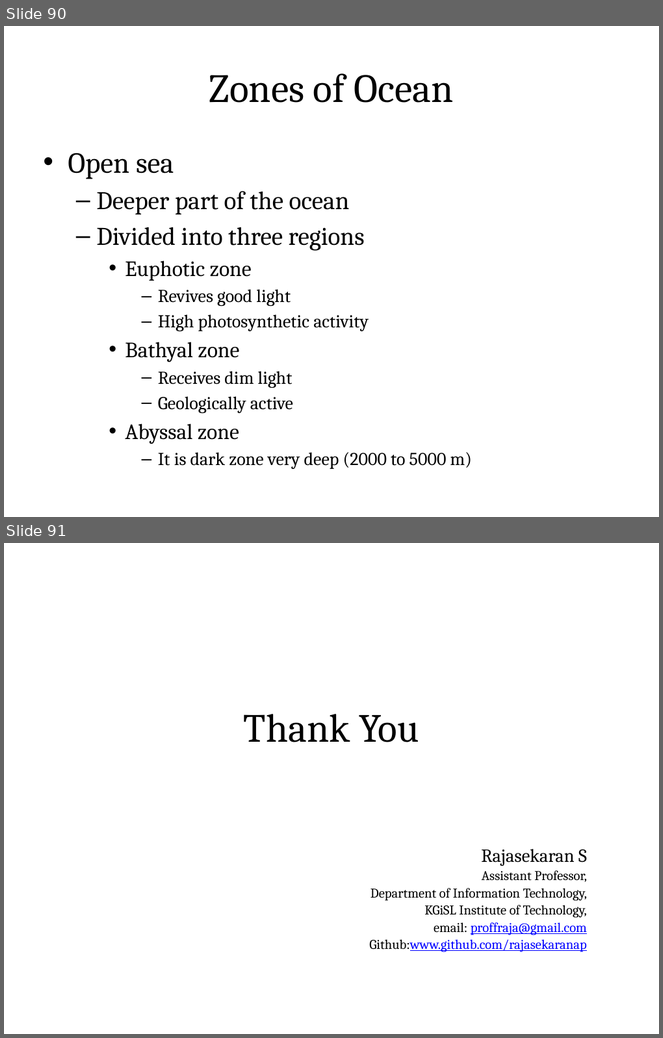
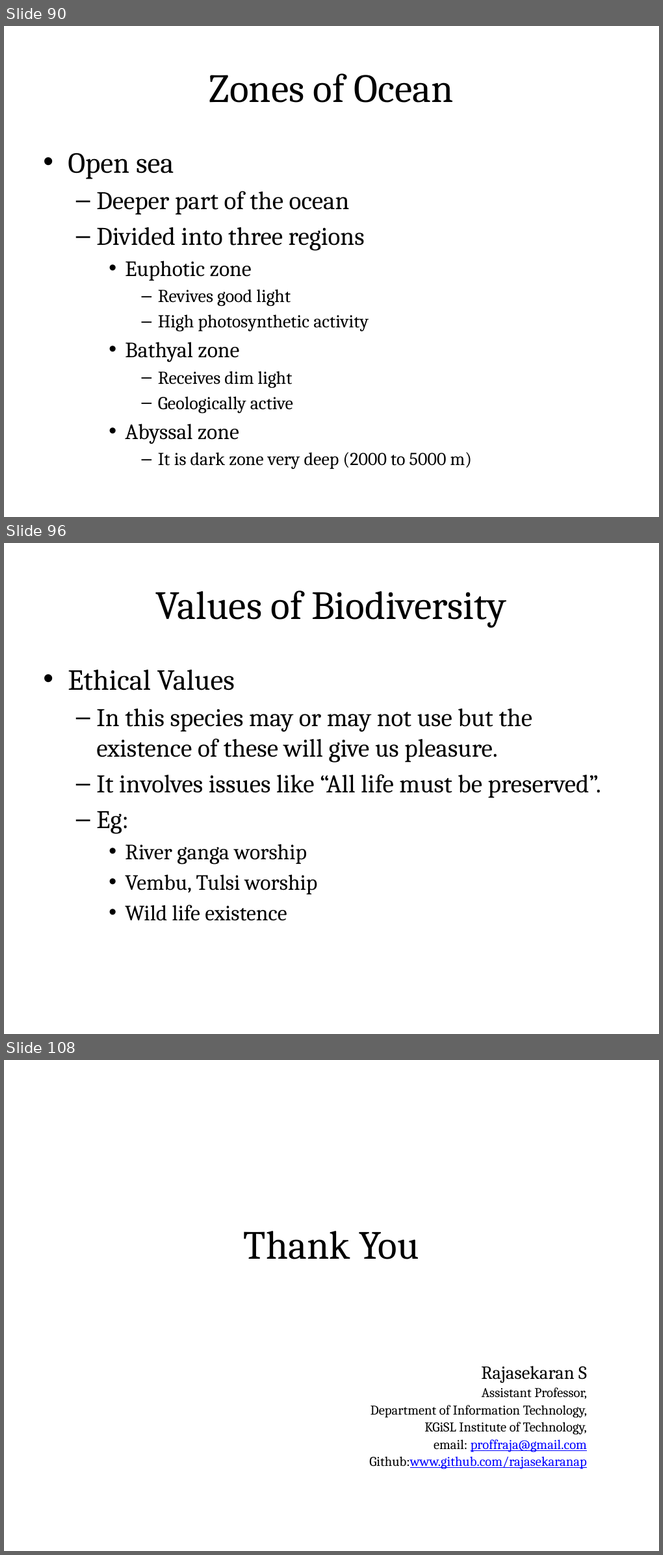
Before and after one commit to rajasekaran36/GE8291-Environmental-Science-and-Engineering, a slide deck: Slides/GE8291-U1.pptx. Shown one above the other, each under a label of ours: slides 90 and 91 before the commit, slides 90, 96 and 108 after it; the slides between them are not shown. The pictures are 663x1038 and 663x1555 pixels, drawn with LibreOffice and Linux fonts; fonts in the diff are those of the drawing. Boxes give left, top, right and bottom in pixels: in the first picture for what was removed or moved away, otherwise in the second. Text is boxed around its words. In the diff, an @@ line names an element or a change of style, - is before the commit and + after.

```diff
--- a/Slides/GE8291-U1.pptx
+++ b/Slides/GE8291-U1.pptx
@@ slide 96 added at [4, 543, 659, 1034], background #FFFFFF @@
@@ title added at [36, 563, 627, 644], fill gradient #DAFDA7 to #E4FCC2 to #F5FFE7, outline #98B955 0.75 pt, 44 pt, text #000000 @@
+Values of Biodiversity
@@ text added at [68, 670, 601, 921], 28 pt, text #000000 @@
+• Ethical Values
+  – In this species may or may not use but the existence of these will give us pleasure.
+  – It involves issues like “All life must be preserved”.
+  – Eg:
+    • River ganga worship
+    • Vembu, Tulsi worship
+    • Wild life existence
@@ what was slide 91 is now slide 108 @@
```
Also in this commit, not shown: 16 other slides added, 1 other file.
